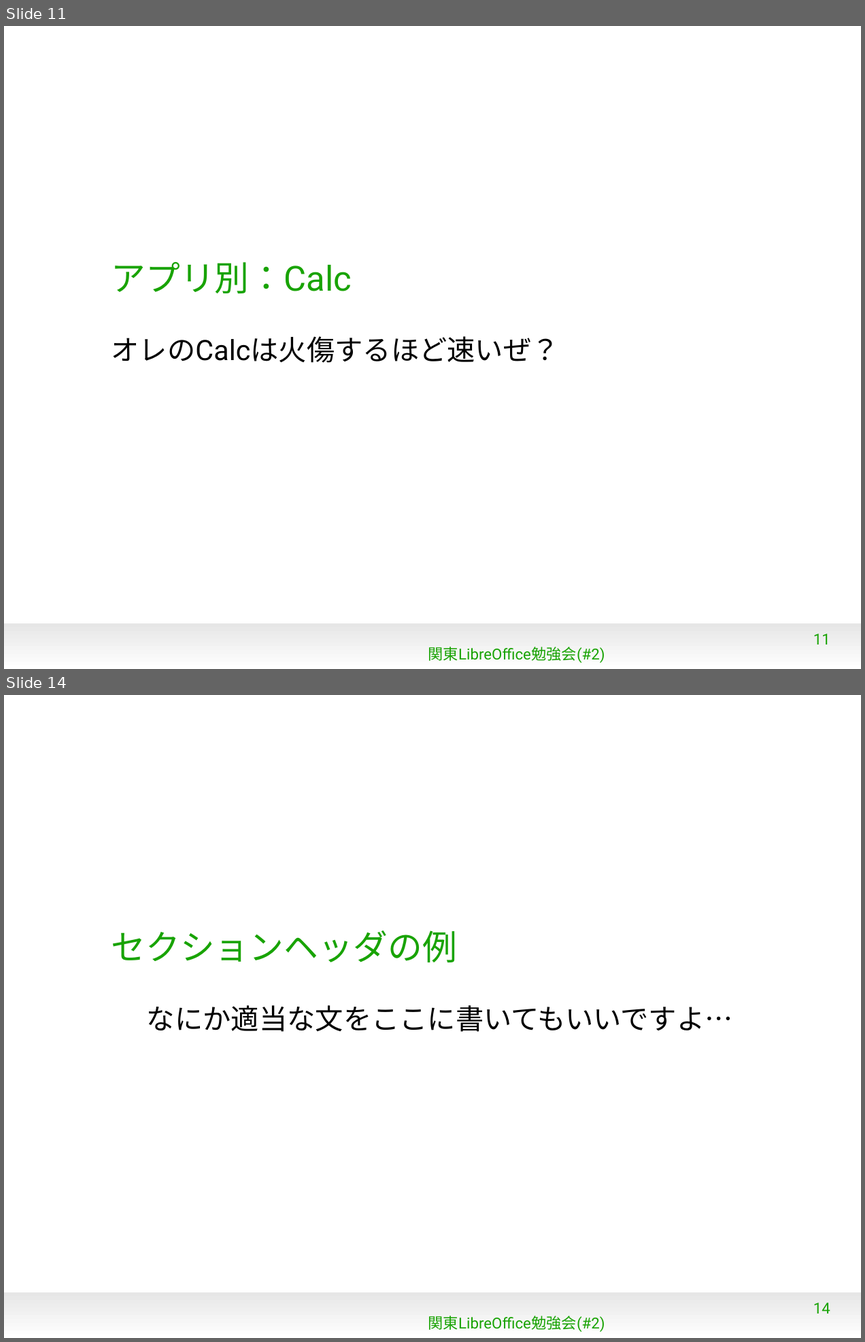
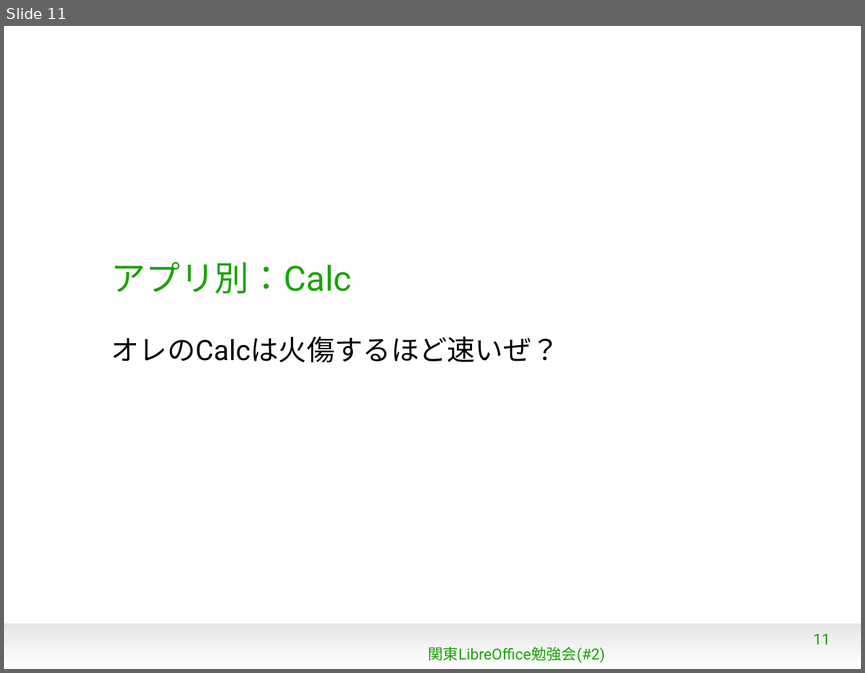
Before and after one commit to naruoga/KantoLibreOffice, a slide deck: Jan2013/WhatsNew4-0.odp. Shown one above the other, each under a label of ours: slides 11 and 14 before the commit, slide 11 after it; the slides between them are not shown. The pictures are 865x1342 and 865x673 pixels, drawn with LibreOffice and Linux fonts; fonts in the diff are those of the drawing; background and template pictures are left out. Boxes give left, top, right and bottom in pixels: in the first picture for what was removed or moved away, otherwise in the second. Text is boxed around its words. In the diff, an @@ line names an element or a change of style, - is before the commit and + after.

```diff
--- a/Jan2013/WhatsNew4-0.odp
+++ b/Jan2013/WhatsNew4-0.odp
@@ slide 14 removed at [4, 695, 861, 1338], background #FFFFFF; not listed: 1 template element that a slide beside it also shows @@
@@ title removed at [111, 930, 457, 962] @@
-セクションヘッダの例
@@ subtitle removed at [147, 1005, 733, 1032] @@
-なにか適当な文をここに書いてもいいですよ…
@@ page number removed at [813, 1302, 830, 1313] @@
-14
@@ text removed at [428, 1315, 605, 1331] @@
-関東LibreOffice勉強会(#2)
```
Also in this commit, not shown: 2 slides changed, 10 slides added, 2 other slides removed.
